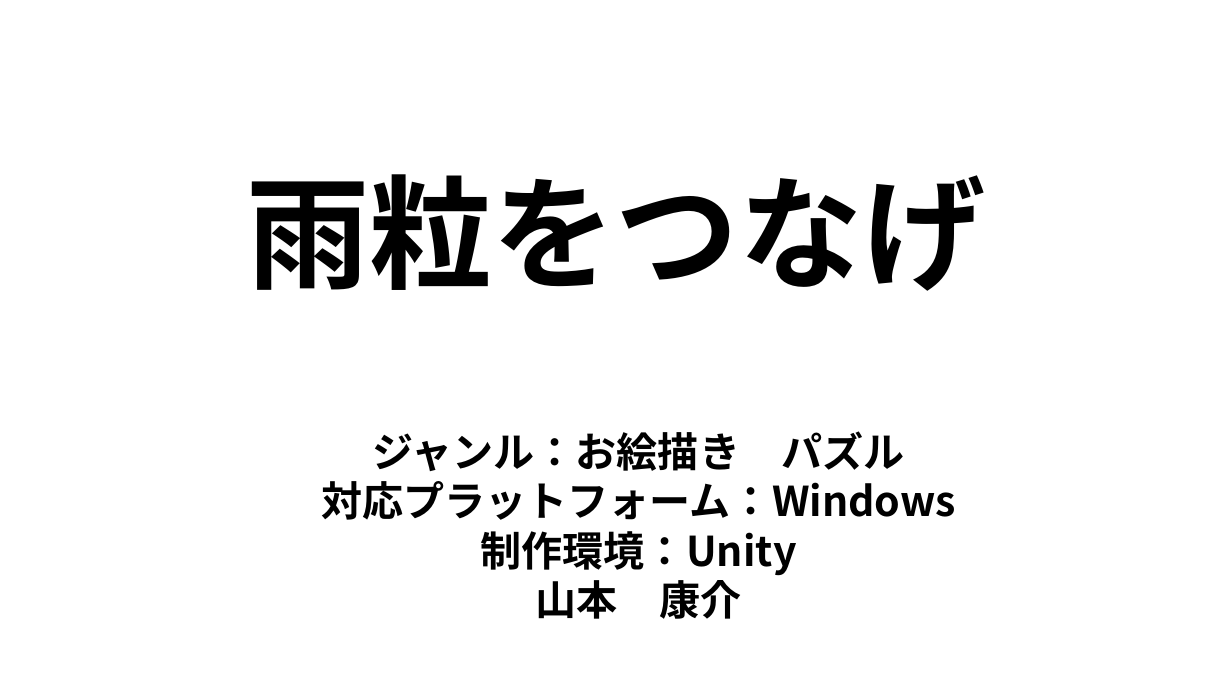
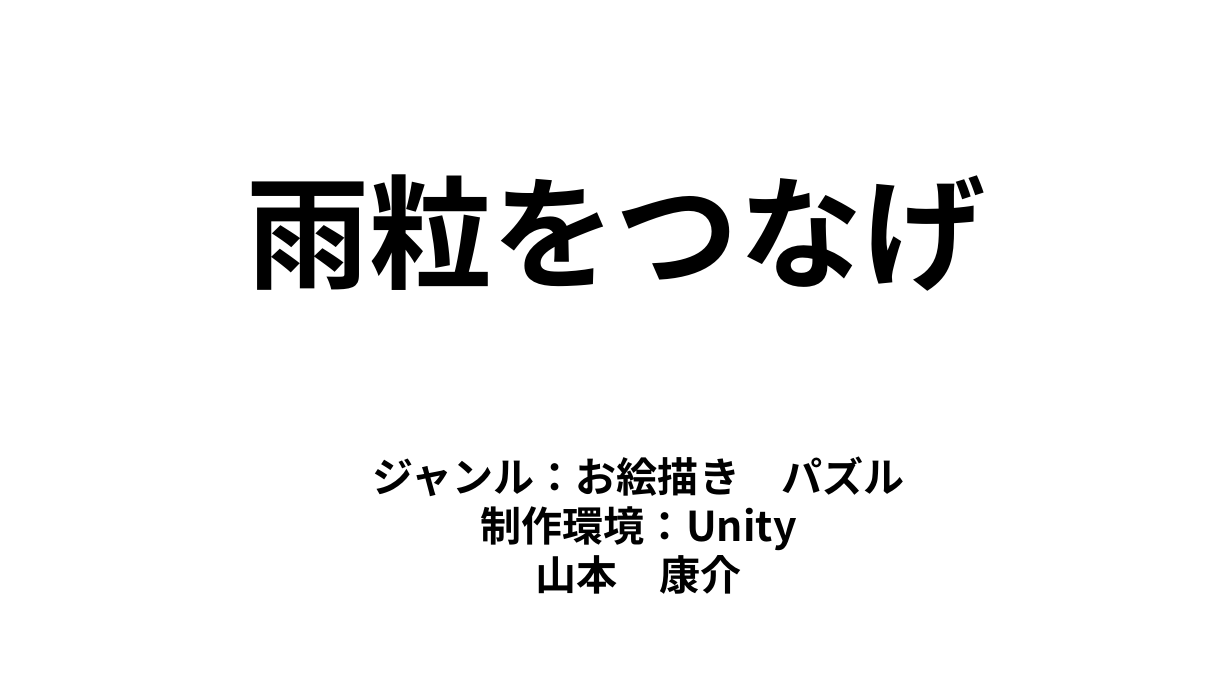
Before and after one commit to 2025Game/12Yamamoto, a slide deck: slide 1 of 3DLV3/Plam/雨粒を使って描く.pptx. Drawn at 1232x693 pixels with LibreOffice and Linux fonts; fonts in the diff are those of the drawing. Boxes give left, top, right and bottom in pixels: in the first picture for what was removed or moved away, otherwise in the second. Text is boxed around its words. In the diff, an @@ line names an element or a change of style, - is before the commit and + after.

```diff
--- a/3DLV3/Plam/雨粒を使って描く.pptx
+++ b/3DLV3/Plam/雨粒を使って描く.pptx
@@ text in rectangle at (321, 481, 956, 520): paragraph removed @@
-対応プラットフォーム：Windows
```
Also in this commit, not shown: 10 other slides changed, 3 slides added, 1 slide removed, 11 other files.
